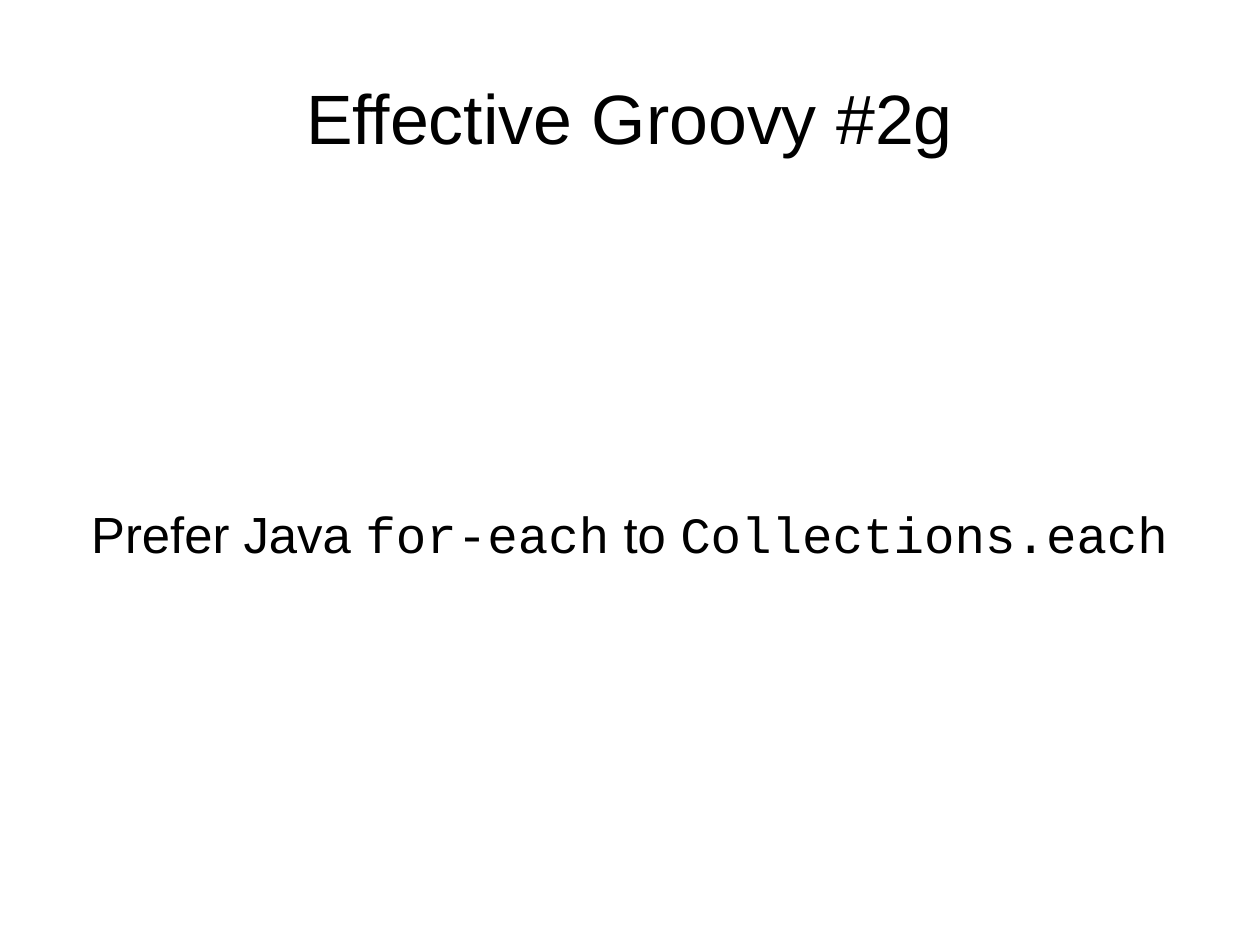
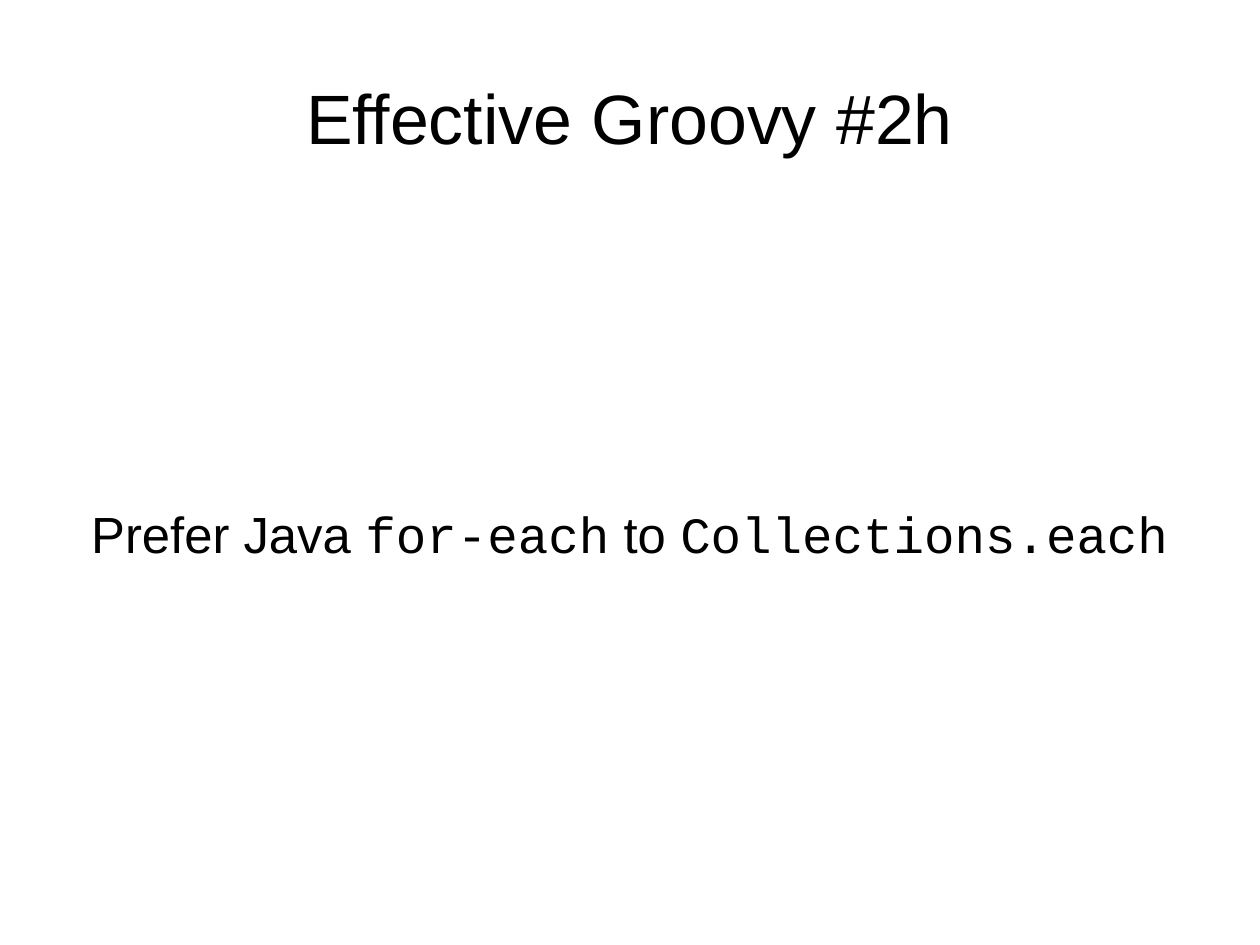
Before and after one commit to HamletDRC/presentations, a slide deck: slide 19 of effectivegroovy/effectivegroovy_springio2011.odp (slide 18 before the commit). Drawn at 1260x945 pixels with LibreOffice and Linux fonts; fonts in the diff are those of the drawing; background and template pictures are left out. Boxes give left, top, right and bottom in pixels: in the first picture for what was removed or moved away, otherwise in the second. Text is boxed around its words. In the diff, an @@ line names an element or a change of style, - is before the commit and + after.

Commit message:
effective grovoy, small slide changes.

```diff
--- a/effectivegroovy/effectivegroovy_springio2011.odp
+++ b/effectivegroovy/effectivegroovy_springio2011.odp
@@ title at [306,93,952,157]: text changed @@
-Effective Groovy #2g
+Effective Groovy #2h
```
Also in this commit, not shown: 9 other slides changed, 1 slide added, 2 other files.
